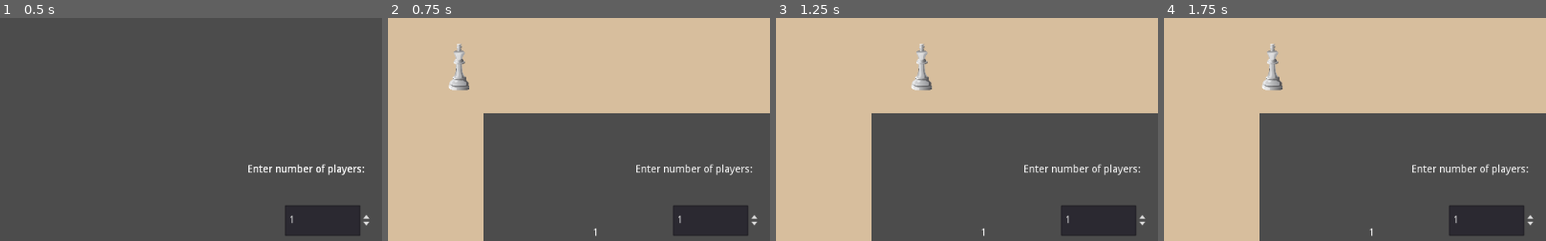
Above: before the commit, frames 1-4 (left to right).
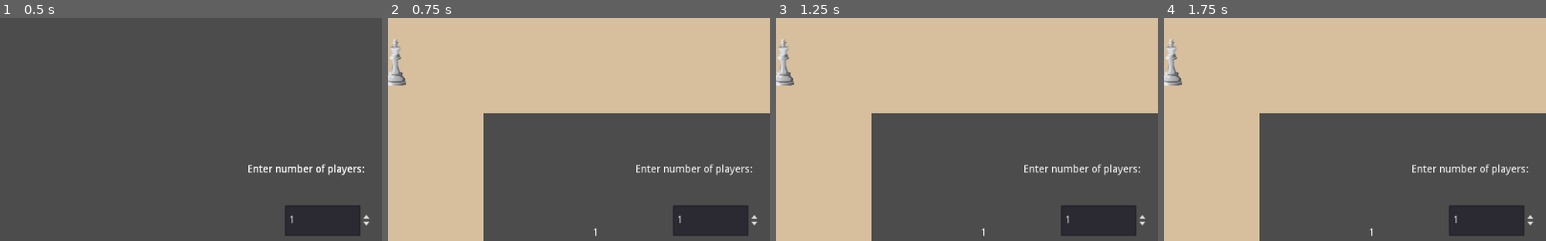
Above: after the commit, the same moments.

Repository: askoki160/angels-of-delta
Game: Godot game, scene res://StartScene.tscn
Same seed, same stepped clock (60 frames per second), same inputs: the game is played once before the commit and once after it.
Inputs:
- Up to frame 1 (0.5 s): no input
- Up to frame 2 (0.75 s): click "Start" at 0.5 s
- Up to frame 3 (1.25 s): no input
- Up to frame 4 (1.75 s): click "Start" at 1.25 s
The pictures show only the part of the screen within x 0-50%, y 0-50%; the shares and areas given below are measured in that part.

Frame 1 is identical in both runs. In frame 2, 1.1% of the frame differs, in the area x 0-22%, y 9-33%; in frame 3, 1.1%, in the area x 0-41%, y 9-33%; in frame 4, 1.1%.

Commit message:
Added player generation depending on input

Diff:
--- a/MainScene.gd
+++ b/MainScene.gd
@@ -2,8 +2,17 @@
 
 onready var global_vars = get_node("/root/Global")
 var Player = load("res://Player.tscn")
-
+var players = []
+var x_offset = 0
 
 # Called when the node enters the scene tree for the first time.
 func _ready():
 	$Label.text = str(global_vars.players)
+	for i in range(global_vars.players):
+		var player = load("res://Player.tscn")
+		var player_instance = player.instance()
+		player_instance.set_name("player_" + str(i))
+		# hardcoded position
+		player_instance.position = Vector2(10 + x_offset, 60)
+		x_offset += 30
+		add_child(player_instance)
--- a/MainScene.tscn
+++ b/MainScene.tscn
@@ -51,10 +51,6 @@
 format = 1
 tile_data = PoolIntArray( 0, 0, 0, 2, 0, 0, 4, 0, 0, 6, 0, 0, 8, 0, 0, 10, 0, 0, 12, 0, 0, 14, 0, 0, 131072, 0, 0, 131086, 0, 0, 262144, 0, 0, 262158, 0, 0, 393216, 0, 0, 393230, 0, 0, 524288, 0, 0, 524290, 0, 0, 524292, 0, 0, 524294, 0, 0, 524296, 0, 0, 524298, 0, 0, 524300, 0, 0, 524302, 0, 0 )
 
-[node name="Player" parent="TileMap" instance=ExtResource( 2 )]
-position = Vector2( 62.0842, 66.0763 )
-script = ExtResource( 3 )
-
 [node name="StartField" type="Area2D" parent="."]
 
 [node name="CollisionShape2D" type="CollisionShape2D" parent="StartField"]
@@ -94,10 +90,14 @@
 __meta__ = {
 "_edit_use_anchors_": false
 }
-[connection signal="body_entered" from="StartField" to="TileMap/Player" method="_on_StartField_body_entered"]
-[connection signal="body_exited" from="Field2" to="TileMap/Player" method="_on_Field2_body_exited"]
-[connection signal="body_shape_entered" from="Field3" to="TileMap/Player" method="_on_Field3_body_shape_entered"]
-[connection signal="body_entered" from="Field4" to="TileMap/Player" method="_on_Field4_body_entered"]
-[connection signal="body_exited" from="Field4" to="TileMap/Player" method="_on_Field4_body_exited"]
-[connection signal="body_entered" from="Field5" to="TileMap/Player" method="_on_Field5_body_entered"]
-[connection signal="ready" from="Label" to="." method="_on_Label_ready"]
+
+[node name="Player" parent="." instance=ExtResource( 2 )]
+visible = false
+position = Vector2( 60, 60 )
+script = ExtResource( 3 )
+[connection signal="body_entered" from="StartField" to="Player" method="_on_StartField_body_entered"]
+[connection signal="body_exited" from="Field2" to="Player" method="_on_Field2_body_exited"]
+[connection signal="body_shape_entered" from="Field3" to="Player" method="_on_Field3_body_shape_entered"]
+[connection signal="body_entered" from="Field4" to="Player" method="_on_Field4_body_entered"]
+[connection signal="body_exited" from="Field4" to="Player" method="_on_Field4_body_exited"]
+[connection signal="body_entered" from="Field5" to="Player" method="_on_Field5_body_entered"]
--- a/Player.gd
+++ b/Player.gd
@@ -1,7 +1,7 @@
 extends KinematicBody2D
 
 # TODO: dice generator which connects to the player object
-var dice_number = 2
+var dice_number = 6
 
 var speedHorizontal = 200
 var speedVertical = 0
--- a/StartField.gd
+++ /dev/null
@@ -1,16 +0,0 @@
-extends CollisionShape2D
-
-
-# Declare member variables here. Examples:
-# var a = 2
-# var b = "text"
-
-
-# Called when the node enters the scene tree for the first time.
-func _ready():
-	pass # Replace with function body.
-
-
-# Called every frame. 'delta' is the elapsed time since the previous frame.
-#func _process(delta):
-#	pass
